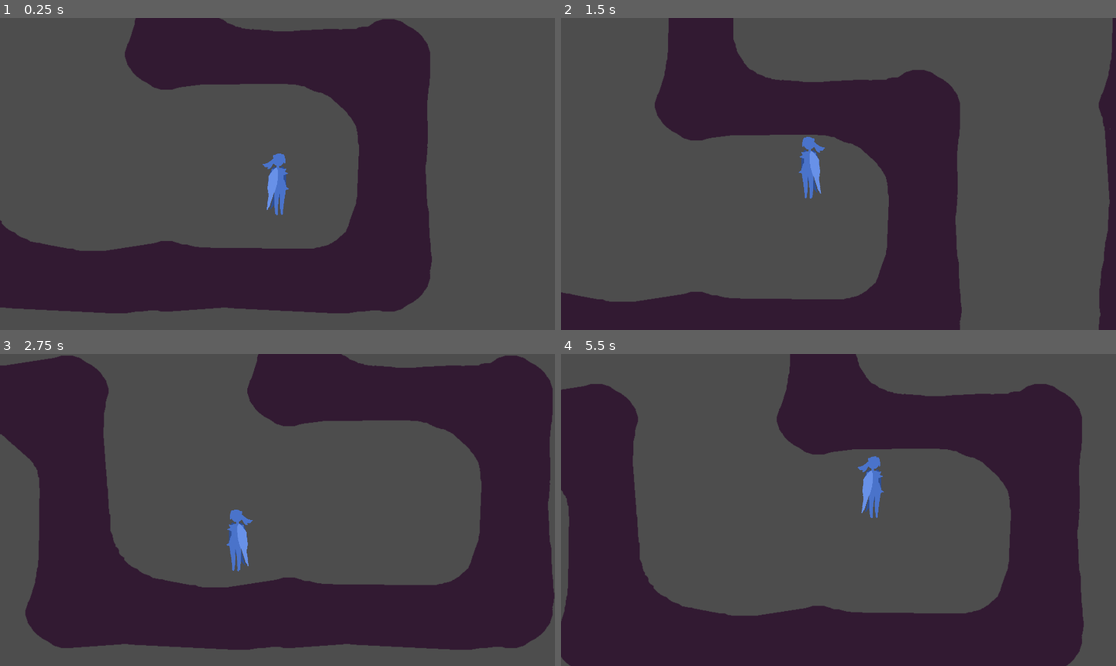
Above: before the commit, frames 1-4 (two rows, left to right).
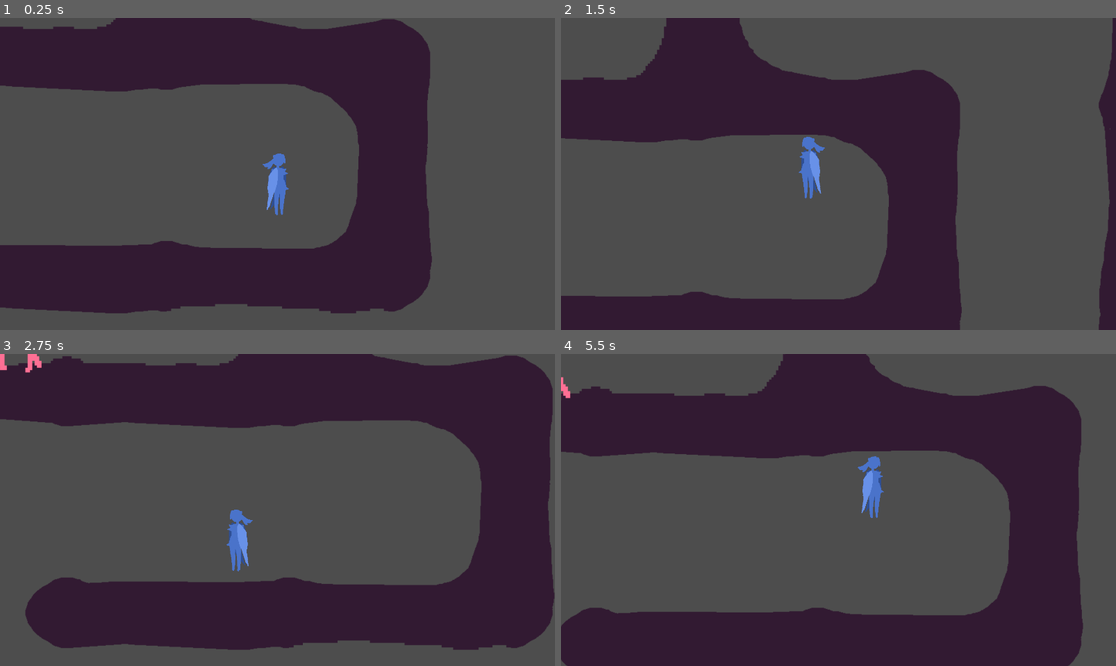
Above: after the commit, the same moments.

Repository: emeryplyler/Paths
Game: Godot game, scene res://main_game_scene/root.tscn
Same seed, same stepped clock (60 frames per second), same inputs: the game is played once before the commit and once after it.
Inputs:
- Up to frame 1 (0.25 s): no input
- Up to frame 2 (1.5 s): hold D (Right) from 0.53 s (still down); tap Space (Jump) at 0.6, 0.77, 1.07, 1.35 s
- Up to frame 3 (2.75 s): tap Space (Jump) at 1.52, 1.82, 2.1 s; release D (Right) at 2.03 s; hold A (Left) from 2.03 s (still down)
- Up to frame 4 (5.5 s): release A (Left) at 2.78 s; hold D (Right) 2.78-4.28 s; tap Space (Jump) at 2.85, 3.02, 3.32, 3.6, 3.77, 4.07, 4.35, 4.52, 4.82, 5.1 s; hold A (Left) 4.28-5.03 s; hold D (Right) from 5.03 s (still down)

The runs differ from the first frame. In frame 1, 6.0% of the frame differs, in the area x 0-70%, y 0-95%; in frame 2, 5.0%; in frame 3, 14%; in frame 4, 14%, in the area x 0-95%, y 0-100%.

Commit message:
places hazard tiles correctly

Diff:
--- a/main_game_scene/Maze.gd
+++ b/main_game_scene/Maze.gd
@@ -4,6 +4,10 @@
 const E = 2 # 0010
 const S = 4 # 0100
 const W = 8 # 1000
+
+# coordinates of hazard tiles, atlas 1 and 2 respectively
+const hazard_tiles_1 = [Vector2(1, 0), Vector2(2, 0), Vector2(1, 1), Vector2(0, 1), Vector2(0, 2), Vector2(2, 2)]
+const hazard_tiles_2 = [Vector2(1, 1), Vector2(2, 2)]
 
 const tile_size = 384
 const start_size = 5
@@ -106,8 +110,25 @@
 			var dir = next - current # subtract coordinates; this gives us a vector
 			var current_walls = coords_to_id(Map.get_cell_atlas_coords(map_layer, current)) - cell_walls[dir] # subtract 1 2 4 or 8 from id (up to 15) of tile
 			var next_walls = coords_to_id(Map.get_cell_atlas_coords(map_layer, next)) - cell_walls[-dir] # the subtraction turns it into a different shape tile
-			Map.set_cell(map_layer, current, 0, id_to_coords(current_walls)) # set tiles to new correct shape
-			Map.set_cell(map_layer, next, 0, id_to_coords(next_walls))
+
+			# insert hazards here:
+			var atlas_source: int = 0 # use normal atlas by default
+
+			if randi_range(0, 1) == 1: # may or may not set hazard tile
+				var tile_atlas_coords = id_to_coords(current_walls)
+				if tile_atlas_coords in hazard_tiles_1:
+					if tile_atlas_coords in hazard_tiles_2:
+						atlas_source = randi_range(1, 2) # 2 possible tiles, pick one
+					else:
+						atlas_source = 1
+					print("Hazard created at ", current)
+			# if next (the next tile we are placing) is within a certain set of coordinates then use atlas source 1 instead of 0
+			# the set of coordinates will contain all locations of potetional hazards
+			# if next matches two tiles, perform the following
+			# coin flip again - if true, use source 1, else use source 2
+
+			Map.set_cell(map_layer, current, atlas_source, id_to_coords(current_walls)) # set tiles to new correct shape
+			Map.set_cell(map_layer, next, atlas_source, id_to_coords(next_walls))
 
 			current = next
 			unvisited.erase(current) # we have visited a new tile
--- a/player/PlayerMovement.gd
+++ b/player/PlayerMovement.gd
@@ -35,7 +35,7 @@
 			else:
 				velocity.x = -WALL_PUSH_VELOCITY
 			flip()
-			print("facing left: ", facing_left, " velocity x: ", velocity.x)
+
 			is_wall_pushing = true
 			has_double_jumped = false
 			timer.start()
